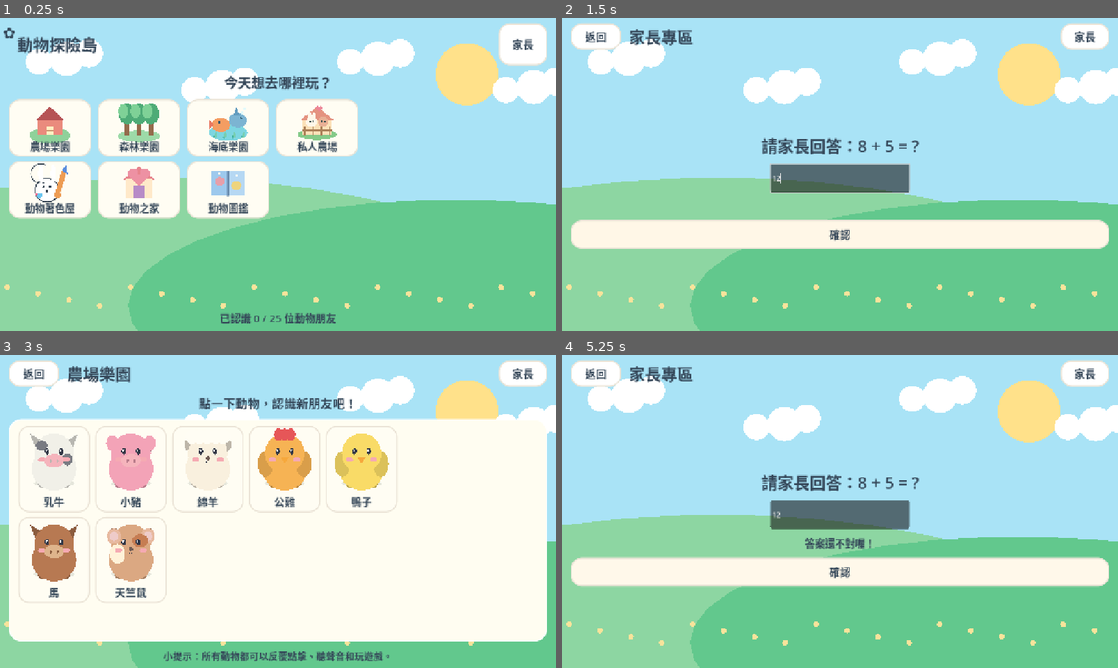
Above: before the commit, frames 1-4 (two rows, left to right).
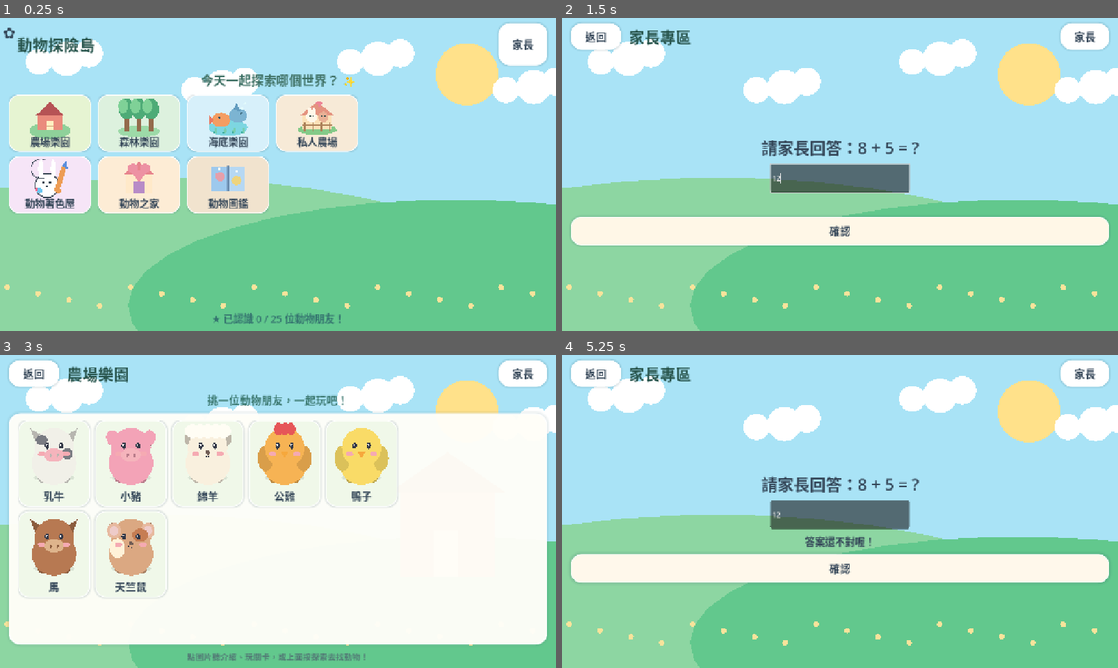
Above: after the commit, the same moments.

Repository: jimmy0933b3-sudo/farm
Game: Godot game, scene res://scenes/Main.tscn
Two runs of this game, one before a commit and one after it. Both use one fixed random seed, a clock stepped at 60 frames per second and the inputs below.
Inputs (mouse positions are in pixels of both pictures, inside the frame that each line leads up to):
- Up to frame 1 (0.25 s): no input
- Up to frame 2 (1.5 s): click "家長" at 0.5 s; click (840, 177) at 1.27 s; type "12" at 1.35 s
- Up to frame 3 (3 s): click "返回" at 2 s; click (50, 464) at 2.77 s
- Up to frame 4 (5.25 s): click "家長" at 3.5 s; click (840, 514) at 4.27 s; type "12" at 4.35 s; click "確認" at 5 s

The runs differ from the first frame. In frame 1, 18% of the frame differs, in the area x 1-99%, y 1-98%; in frame 2, 3.3%; in frame 3, 10%; in frame 4, 4.3%.

Commit message:
style: fresh pastel themed animal cards, elevated soft buttons and clearer age-four navigation

Diff:
--- a/scripts/Main.gd
+++ b/scripts/Main.gd
@@ -112,7 +112,7 @@
 		margin.add_theme_constant_override("margin_" + side, 12)
 	add_child(margin)
 	var layout = VBoxContainer.new()
-	layout.add_theme_constant_override("separation", 16)
+	layout.add_theme_constant_override("separation", 12)
 	margin.add_child(layout)
 	return layout
 
@@ -138,8 +138,11 @@
 	button.add_theme_color_override("font_focus_color", Color("#344658"))
 	var sb = StyleBoxFlat.new()
 	sb.bg_color = color
-	sb.border_color = Color("#EBE4D7")
-	sb.set_border_width_all(3)
+	sb.border_color = Color("#FFFFFF")
+	sb.set_border_width_all(2)
+	sb.shadow_color = Color("#264D59",0.15)
+	sb.shadow_size = 5
+	sb.anti_aliasing = true
 	sb.set_corner_radius_all(24)
 	sb.content_margin_left = 16
 	sb.content_margin_right = 16
@@ -147,10 +150,12 @@
 	sb.content_margin_bottom = 12
 	button.add_theme_stylebox_override("normal", sb)
 	var hover = sb.duplicate()
-	hover.bg_color = color.lightened(0.1)
+	hover.bg_color = color.lightened(0.14)
+	hover.shadow_size = 8
 	button.add_theme_stylebox_override("hover", hover)
 	var pressed = sb.duplicate()
-	pressed.bg_color = color.darkened(0.12)
+	pressed.bg_color = color.darkened(0.09)
+	pressed.shadow_size = 2
 	button.add_theme_stylebox_override("pressed", pressed)
 	button.add_theme_stylebox_override("focus", StyleBoxEmpty.new())
 	if action.is_valid():
@@ -165,7 +170,7 @@
 		header.add_child(_button("返回", back, Color("#FFFFFF"), Vector2(116, 58)))
 	else:
 		header.add_child(_label("✿", 34))
-	var title = _label(name, 37, HORIZONTAL_ALIGNMENT_LEFT)
+	var title = _label(name, 36, HORIZONTAL_ALIGNMENT_LEFT, Color("#28554D"))
 	title.size_flags_horizontal = Control.SIZE_EXPAND_FILL
 	header.add_child(title)
 	header.add_child(_button("家長", Callable(self,"show_parent_gate"), Color("#FFFFFF"), Vector2(112, 58)))
@@ -178,19 +183,21 @@
 func _panel() -> PanelContainer:
 	var panel = PanelContainer.new()
 	var style = StyleBoxFlat.new()
-	style.bg_color = Color("#FFFDF1")
-	style.set_corner_radius_all(28)
+	style.bg_color = Color("#FFFEF8",0.97)
+	style.set_corner_radius_all(26)
 	style.set_border_width_all(3)
 	style.border_color = Color("#FFFFFF")
 	style.content_margin_left = 22
 	style.content_margin_right = 22
 	style.content_margin_top = 16
 	style.content_margin_bottom = 16
+	style.shadow_color = Color("#42696E",0.12)
+	style.shadow_size = 7
 	panel.add_theme_stylebox_override("panel", style)
 	return panel
 
 func _animal_button(info: Dictionary, action: Callable, locked: bool = false, scroll: ScrollContainer = null) -> Button:
-	var card = _button("", action if scroll==null else Callable(), Color("#FFFDF3"), Vector2(165, 199))
+	var card = _button("", action if scroll==null else Callable(), Color("#F0F8E9") if str(info.get("zone",""))=="farm" else (Color("#EDF6E5") if str(info.get("zone",""))=="forest" else Color("#E6F7FC")), Vector2(165, 199))
 	if scroll!=null:
 		scroll.wire_button(card,action)
 	var column = VBoxContainer.new()
@@ -215,7 +222,14 @@
 	return Data.get_animal(animals, id)
 
 func _picture_button(item_id: String, caption: String, action: Callable, minimum: Vector2 = Vector2(242, 226), scroll: ScrollContainer = null) -> Button:
-	var card = _button("", action if scroll==null else Callable(), Color("#FFFDF3"), minimum)
+	var color_choices={
+		"farm":Color("#E6F4D2"),"forest":Color("#DDF1DE"),
+		"ocean_park":Color("#D7F0FA"),"private_farm":Color("#F7EAD7"),
+		"coloring":Color("#F6E5F7"),"care":Color("#FDECD5"),
+		"album":Color("#F1E3CE"),"forest_explore":Color("#E4F1D9"),
+		"ocean":Color("#DDF6FC")
+	}
+	var card = _button("", action if scroll==null else Callable(), color_choices.get(item_id,Color("#FFFDF3")), minimum)
 	if scroll!=null:
 		scroll.wire_button(card,action)
 	var container = VBoxContainer.new()
@@ -257,7 +271,7 @@
 func show_home() -> void:
 	var layout = _switch("home")
 	_header(layout,"動物探險島")
-	layout.add_child(_label("今天想去哪裡玩？",31))
+	layout.add_child(_label("今天一起探索哪個世界？ ✨",29,HORIZONTAL_ALIGNMENT_CENTER,Color("#3F7165")))
 	# Three columns across two rows leave generous hit targets on 16:9 phones.
 	var scrolling = TouchAnimalScroll.new()
 	scrolling.size_flags_vertical = Control.SIZE_EXPAND_FILL
@@ -288,7 +302,7 @@
 		outer.add_child(_picture_button(destination,str(place["title"]),Callable(self,"_go").bind(destination),Vector2(190,132) if wide else Vector2(158,116),scrolling))
 		# Picture + title already convey the action; avoid a second line that overflows small landscape screens.
 	var count = int(progress.data["collected"].size())
-	layout.add_child(_label("已認識 %d / %d 位動物朋友" % [count,animals.size()],24))
+	layout.add_child(_label("★ 已認識 %d / %d 位動物朋友！" % [count,animals.size()],23,HORIZONTAL_ALIGNMENT_CENTER,Color("#34736F")))
 	_narrate("歡迎來到動物探險島！先選森林樂園或海底樂園，可以看動物，也可以在裡面找動物朋友！")
 
 func _go(where: String) -> void:
@@ -314,9 +328,9 @@
 	current_zone = zone
 	var layout = _switch("ocean_park" if zone=="ocean" else zone, zone)
 	_header(layout, "農場樂園" if zone == "farm" else ("森林樂園" if zone=="forest" else "海底樂園"), Callable(self,"show_home"))
-	layout.add_child(_label("點一下動物，認識新朋友吧！", 28))
+	layout.add_child(_label("挑一位動物朋友，一起玩吧！", 25,HORIZONTAL_ALIGNMENT_CENTER,Color("#39766D")))
 	if zone in ["forest","ocean"]:
-		var seek_button = _picture_button("forest_explore" if zone=="forest" else "ocean","大森林探索" if zone=="forest" else "海底找動物",Callable(self,"show_forest_search") if zone=="forest" else Callable(self,"show_ocean_search"),Vector2(285,92))
+		var seek_button = _picture_button("forest_explore" if zone=="forest" else "ocean","🌲 去大森林找動物" if zone=="forest" else "🐠 去海底找朋友",Callable(self,"show_forest_search") if zone=="forest" else Callable(self,"show_ocean_search"),Vector2(300,95))
 		seek_button.size_flags_horizontal = Control.SIZE_SHRINK_CENTER
 		layout.add_child(seek_button)
 	var panel = _panel()
@@ -334,7 +348,7 @@
 	for info in animals:
 		if str(info.get("zone","")) == zone:
 			grid.add_child(_animal_button(info, Callable(self,"show_animal").bind(str(info["id"])),false,scroll))
-	layout.add_child(_label("小提示：所有動物都可以反覆點擊、聽聲音和玩遊戲。", 22))
+	layout.add_child(_label("點圖片聽介紹、玩關卡，或上面按探索去找動物！", 19,HORIZONTAL_ALIGNMENT_CENTER,Color("#527975")))
 	_narrate("這裡是%s。用手指點一隻動物，和牠交朋友吧！" % ("農場" if zone == "farm" else ("森林" if zone=="forest" else "海底樂園")))
 	# The forest hide-and-seek entry uses its own illustrated button, not a text-only menu.
 
